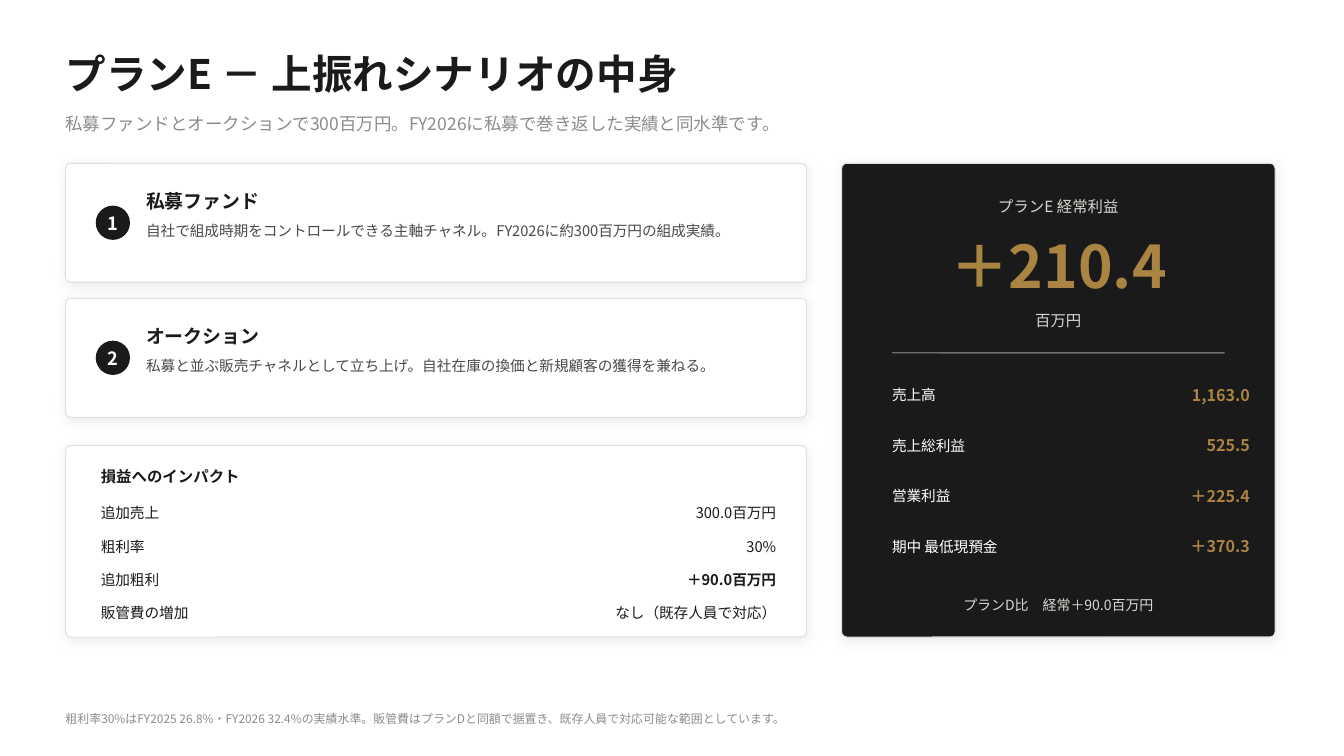
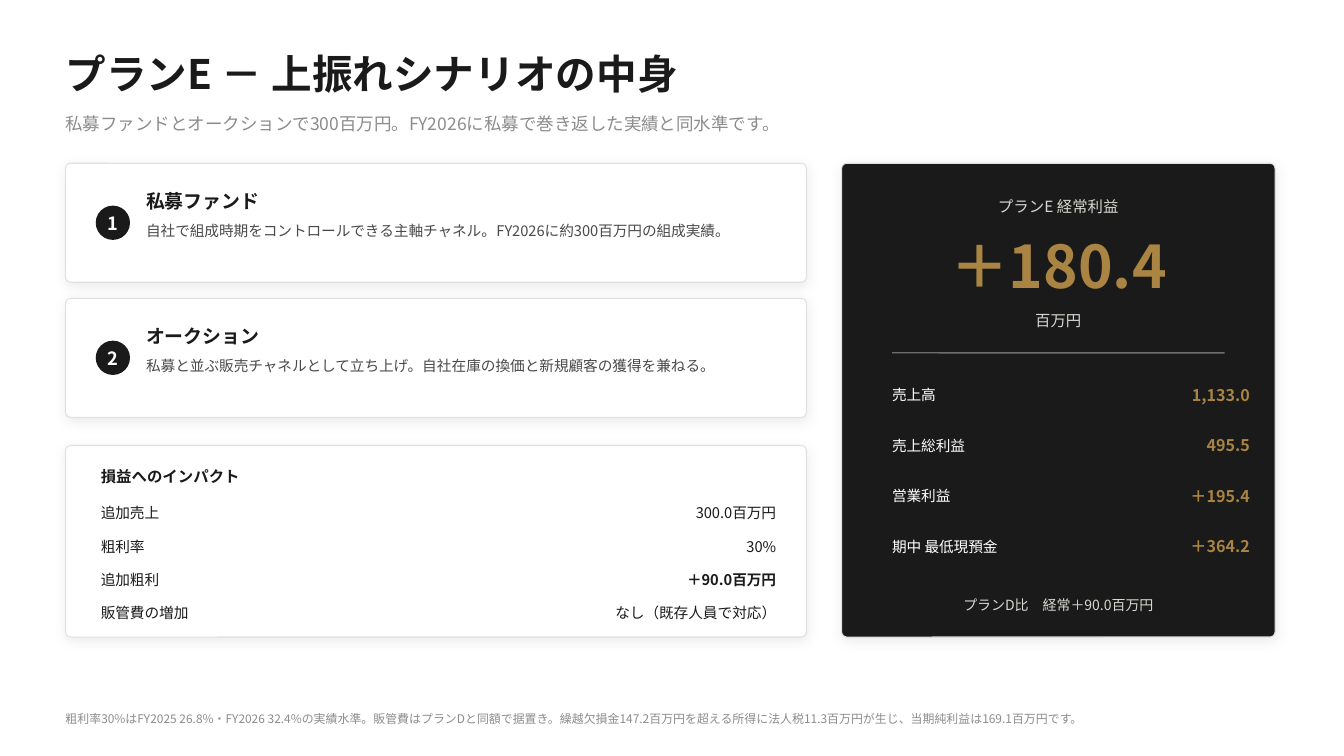
Before and after one commit to nakano-winebank/wine-auction, a slide deck: slide 13 of out/WineBank_FY2027_銀行提出.pptx. Drawn at 1344x756 pixels with LibreOffice and Linux fonts; fonts in the diff are those of the drawing. Boxes give left, top, right and bottom in pixels: in the first picture for what was removed or moved away, otherwise in the second. Text is boxed around its words. In the diff, an @@ line names an element or a change of style, - is before the commit and + after.

```diff
--- a/out/WineBank_FY2027_銀行提出.pptx
+++ b/out/WineBank_FY2027_銀行提出.pptx
@@ text at box(950, 243, 1167, 289): text changed @@
-＋210.4
+＋180.4
@@ text at box(1192, 389, 1250, 404): text changed @@
-1,163.0
+1,133.0
@@ text at box(1207, 439, 1250, 451): text changed @@
-525.5
+495.5
@@ text at box(1190, 490, 1249, 502): text changed @@
-＋225.4
+＋195.4
@@ text at box(1190, 540, 1249, 552): text changed @@
-＋370.3
+＋364.2
@@ text at box(65, 713, 1083, 724): text changed @@
-粗利率30%はFY2025 26.8%・FY2026 32.4%の実績水準。販管費はプランDと同額で据置き、既存人員で対応可能な範囲としています。
+粗利率30%はFY2025 26.8%・FY2026 32.4%の実績水準。販管費はプランDと同額で据置き。繰越欠損金147.2百万円を超える所得に法人税11.3百万円が生じ、当期純利益は169.1百万円です。
```
Also in this commit, not shown: 10 other slides changed, 1 slide added, 1 slide removed, 10 other files.
